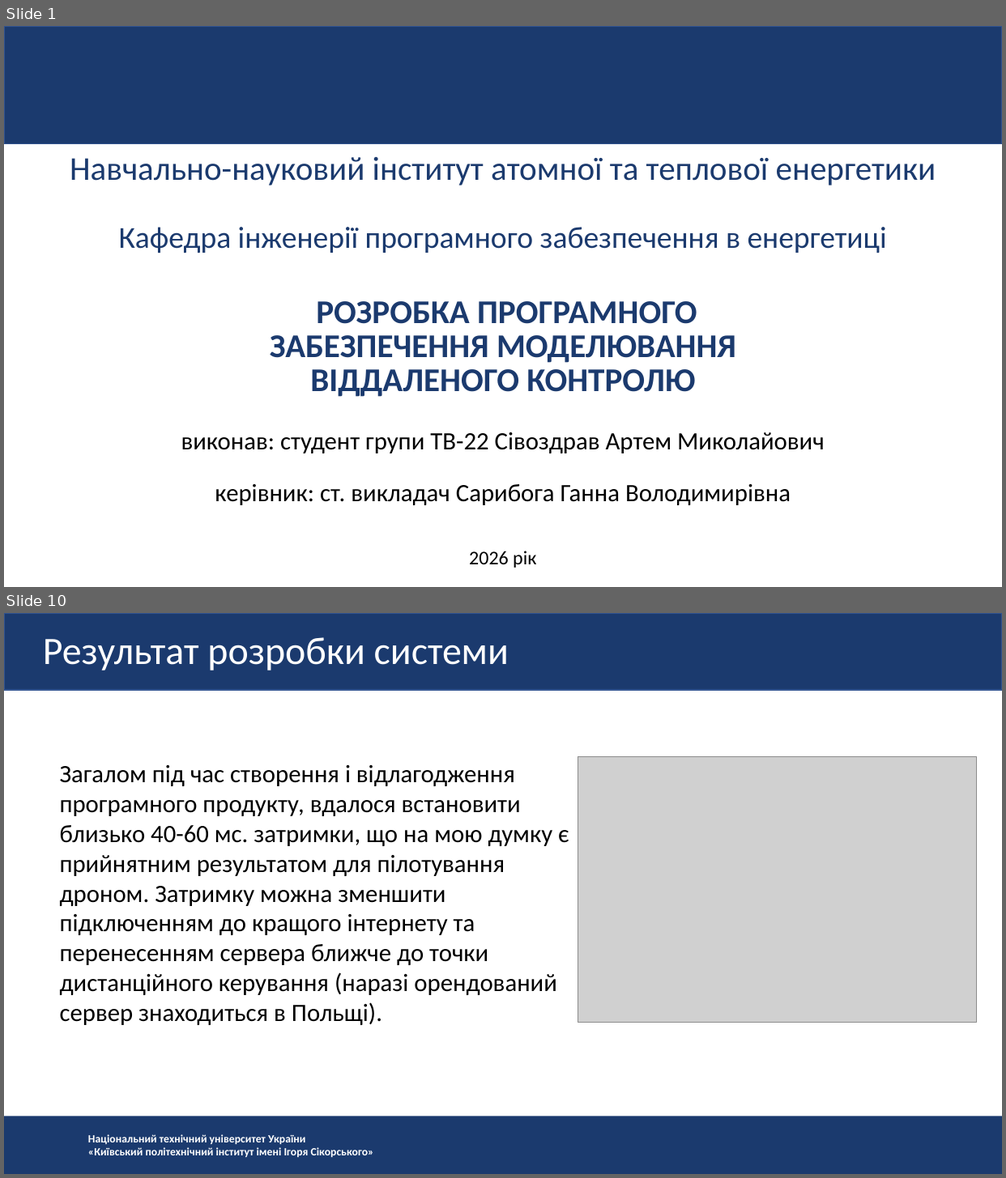
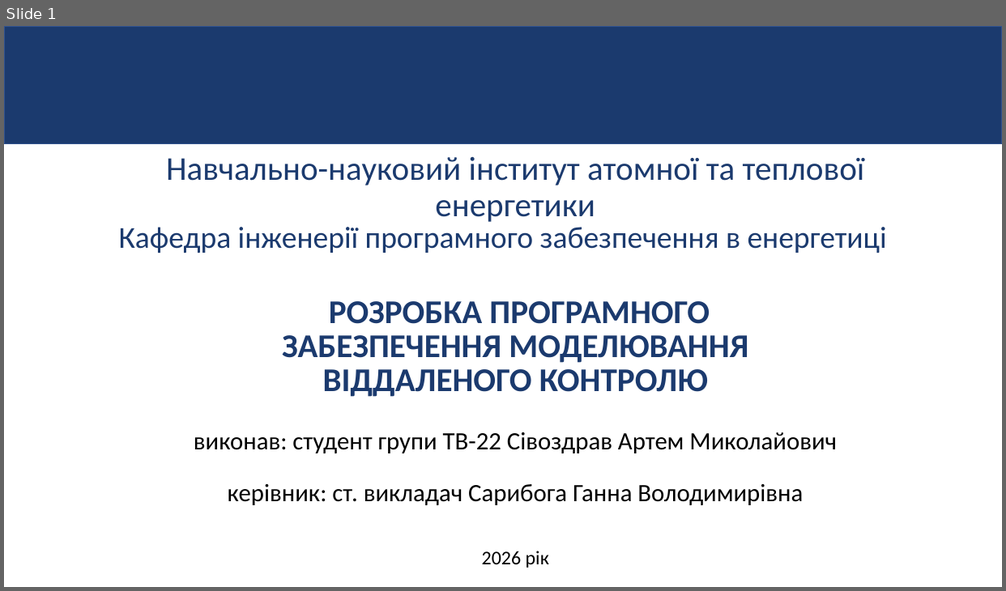
Before and after one commit to ArtemSivozdraw/diplom, a slide deck: Презентація на захист ПП Сівоздрав.pptx. Shown one above the other, each under a label of ours: slides 1 and 10 before the commit, slide 1 after it; the slides between them are not shown. The pictures are 1006x1178 and 1006x591 pixels, drawn with LibreOffice and Linux fonts; fonts in the diff are those of the drawing; grey boxes stand for pictures; background and template pictures are left out. Boxes give left, top, right and bottom in pixels: in the first picture for what was removed or moved away, otherwise in the second. Text is boxed around its words. In the diff, an @@ line names an element or a change of style, - is before the commit and + after.

```diff
--- a/Презентація на захист ПП Сівоздрав.pptx
+++ b/Презентація на захист ПП Сівоздрав.pptx
@@ slide 10 removed at box(4, 613, 1002, 1174), background #FFFFFF @@
@@ rectangle removed at box(4, 613, 1002, 690) @@
@@ text removed at box(43, 637, 509, 671) @@
-Результат розробки системи
@@ picture removed at box(577, 756, 977, 1022) @@
@@ text removed at box(60, 765, 569, 1025) @@
-Загалом під час створення і відлагодження програмного продукту, вдалося встановити близько 40-60 мс. затримки, що на мою думку є прийнятним результатом для пілотування дроном. Затримку можна зменшити підключенням до кращого інтернету та перенесенням сервера ближче до точки дистанційного керування (наразі орендований сервер знаходиться в Польщі).
@@ rectangle removed at box(4, 1116, 1002, 1174) @@
@@ text removed at box(88, 1135, 374, 1157) @@
-Національний технічний університет України
-«Київський політехнічний інститут імені Ігоря Сікорського»
@@ slide 1 changed as well @@
@@ less space between paragraphs in 6 elements at box(194, 433, 837, 454), box(228, 484, 803, 506), box(282, 301, 748, 397), box(482, 551, 549, 568), box(166, 156, 865, 222), box(119, 227, 887, 253) @@
```
Also in this commit, not shown: 1 other slide changed, 14 slides added, 7 other slides removed.
